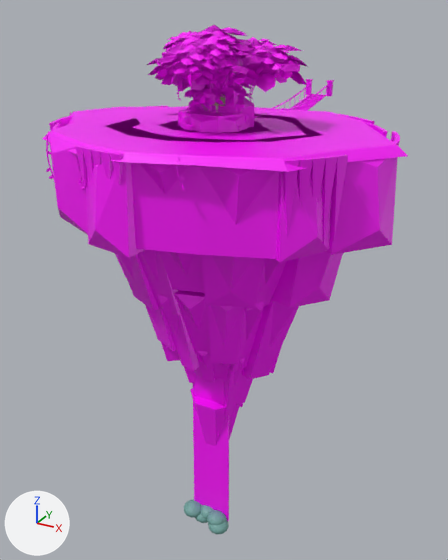
The FBX model exports/TowerOfPets/Floor1/Floor1_Assets.fbx: old version first, new version second.
Both versions are drawn from a 50 mm lens placed at (75.9, -133.6, 26.4), pointed at (-5.9, 15.1, -47.9). The axes (+X, +Y, +Z) are drawn at lower left. The lights are the same throughout. The older version comes first.

In view in the first picture: 'Bridge_Long.002', 'Large_Island.006', 'Medium_Island.012', 'Rock_Formation.330', 'Rock_Large.890', 'Ruin_Arch.026', 'Tree_Large_High.006', 'Tree_Large_Mystic.561', 'Tree_Small_Low.559', 'Waterfall_Large.009' and 7 more.
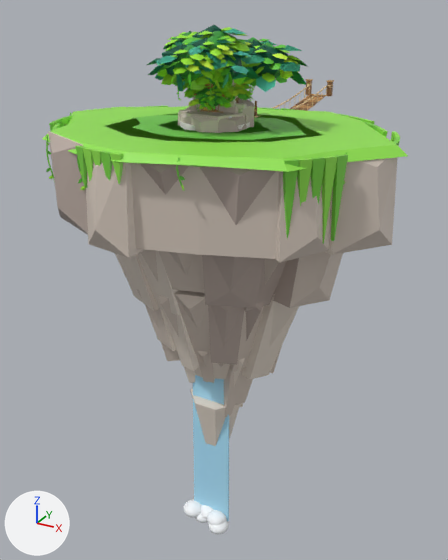
What differs and where, as boxes (x1, y1, x2, y2) in the pictures (448 x 560 px):
'Tree_Small.026', added (green): after (184, 83, 252, 111)
part 1 of me_bridge_long, surface changed (pink to brown): before (201, 79, 334, 117); after (254, 79, 334, 117)
part 2 of me_rock_large, surface changed: (178, 109, 249, 133) in both
part 3 of me_waterfall_large, surface changed (pink to blue): (184, 375, 229, 534) in both
part 4 of me_ruin_arch, surface changed: (193, 79, 238, 110) in both
part 5 of me_tree_small_low, surface changed (purple to green): (185, 82, 254, 110) in both
part 6 of me_tree_large_high, surface changed (pink to green): (156, 27, 301, 111) in both
part 7 of me_rock_formation, surface changed (pink to grey): (181, 97, 254, 127) in both
part 8 of me_large_island, surface changed: (42, 106, 408, 446) in both
'Tree_Large_Mystic.561', unchanged, covered by the edit: before (147, 25, 307, 94)
'Tree_Large_Low.1550', unchanged, uncovered by the edit: after (147, 25, 307, 92)

Diff of the bpy script that builds the scene:
```diff
--- a/exports/TowerOfPets/Floor1/Floor1_Assets.fbx.py
+++ b/exports/TowerOfPets/Floor1/Floor1_Assets.fbx.py
@@ me_large_island @@
 me_large_island.from_pydata(...)  # 1756 vertices, 2984 faces; spans x -48.2..47.2, y -37.2..36.8, z -110.4..0.1
+# me_large_island part 8: texture (UV) coordinates of 2984 of 2984 faces, centred in x -47.7..45.1, y -35.9..35.9, z -88.3..0.1, changed; they spanned u 0.06..0.94, v 0.06..0.69 and now span u 0.03..0.97, v 0.72..0.91
 me_large_island.materials.append(mat_f1_palette)
@@ me_bridge_long @@
 me_bridge_long.from_pydata(...)  # 2592 vertices, 3920 faces; spans x -4.7..4.7, y -0.9..70.9, z -4.5..4.4
+# me_bridge_long part 1: texture (UV) coordinates of 3920 of 3920 faces, centred in x -4.6..4.6, y -0.9..70.9, z -4.5..4.4, changed; they spanned u 0.44..0.94, v 0.06..0.31 and now span u 0.47..0.66, v 0.72..0.78
 me_bridge_long.materials.append(mat_f1_palette)
@@ me_tree_large_high @@
 me_tree_large_high.from_pydata(...)  # 3978 vertices, 6204 faces; spans x -17.2..19.9, y -18.7..15.3, z -0.4..22.3
+# me_tree_large_high part 6: texture (UV) coordinates of 6204 of 6204 faces, centred in x -16.2..18.7, y -17.8..14.3, z -0.4..22.0, changed; they spanned u 0.06..0.94, v 0.06..0.56 and now span u 0.16..0.41, v 0.72..0.84
 me_tree_large_high.materials.append(mat_f1_palette)
@@ me_ruin_arch @@
 me_ruin_arch.from_pydata(...)  # 84 vertices, 178 faces; spans x -6.0..6.0, y -1.5..1.5, z 0.0..14.7
+# me_ruin_arch part 4: texture (UV) coordinates of 178 of 178 faces, centred in x -6.0..6.0, y -1.5..1.5, z 0.0..14.61, changed; they spanned u 0.06..0.19, v 0.19..0.19 and now span u 0.72..0.78, v 0.78..0.78
 me_ruin_arch.materials.append(mat_f1_palette)
@@ me_waterfall_large @@
 me_waterfall_large.from_pydata(...)  # 388 vertices, 706 faces; spans x -8.7..7.1, y -9.8..8.0, z -123.2..0.5
+# me_waterfall_large part 3: texture (UV) coordinates of 706 of 706 faces, centred in x -8.6..7.1, y -9.5..8.0, z -123.0..0.3, changed; they spanned u 0.19..0.81, v 0.06..0.94 and now span u 0.34..0.66, v 0.72..0.97
 me_waterfall_large.materials.append(mat_f1_palette)
@@ me_tree_small_low @@
 me_tree_small_low.from_pydata(...)  # 666 vertices, 1060 faces; spans x -8.8..8.7, y -9.8..8.6, z -0.4..12.8
+# me_tree_small_low part 5: texture (UV) coordinates of 1060 of 1060 faces, centred in x -7.8..8.1, y -9.2..8.0, z -0.4..12.3, changed; they spanned u 0.06..0.94, v 0.19..0.56 and now span u 0.16..0.41, v 0.72..0.84
 me_tree_small_low.materials.append(mat_f1_palette)
@@ me_rock_large @@
 me_rock_large.from_pydata(...)  # 162 vertices, 288 faces; spans x -9.3..9.4, y -9.4..10.7, z -10.8..3.6
+# me_rock_large part 2: texture (UV) coordinates of 288 of 288 faces, centred in x -8.8..8.7, y -8.6..9.8, z -8.6..3.6, changed; they spanned u 0.06..0.31, v 0.56..0.56 and now span u 0.03..0.97, v 0.84..0.91
 me_rock_large.materials.append(mat_f1_palette)
@@ me_rock_formation @@
 me_rock_formation.from_pydata(...)  # 401 vertices, 706 faces; spans x -16.3..16.0, y -14.6..17.0, z -25.9..8.0
+# me_rock_formation part 7: texture (UV) coordinates of 706 of 706 faces, centred in x -15.7..15.5, y -14.3..16.0, z -20.7..6.0, changed; they spanned u 0.06..0.31, v 0.56..0.56 and now span u 0.03..0.97, v 0.84..0.91
 me_rock_formation.materials.append(mat_f1_palette)
@@ ob_tree_small_026 @@
+ob_tree_small_026 = bpy.data.objects.new('Tree_Small.026', me_tree_small)  # 1758 vertices, 2736 faces; spans x -7.4..8.7, y -8.4..9.1, z -0.4..12.8; in mat_f1_palette (picture img_floor1_palette_png)
+ob_tree_small_026.location = (0.0, 0.0, 0.0)
```
